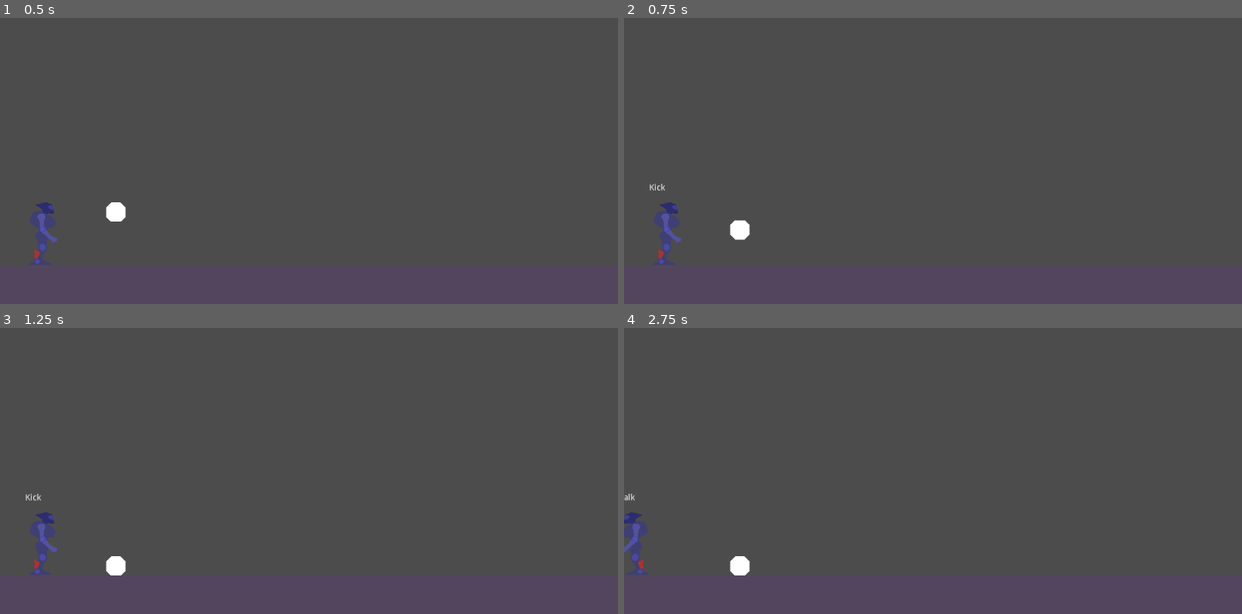
Above: before the commit, frames 1-4 (two rows, left to right).
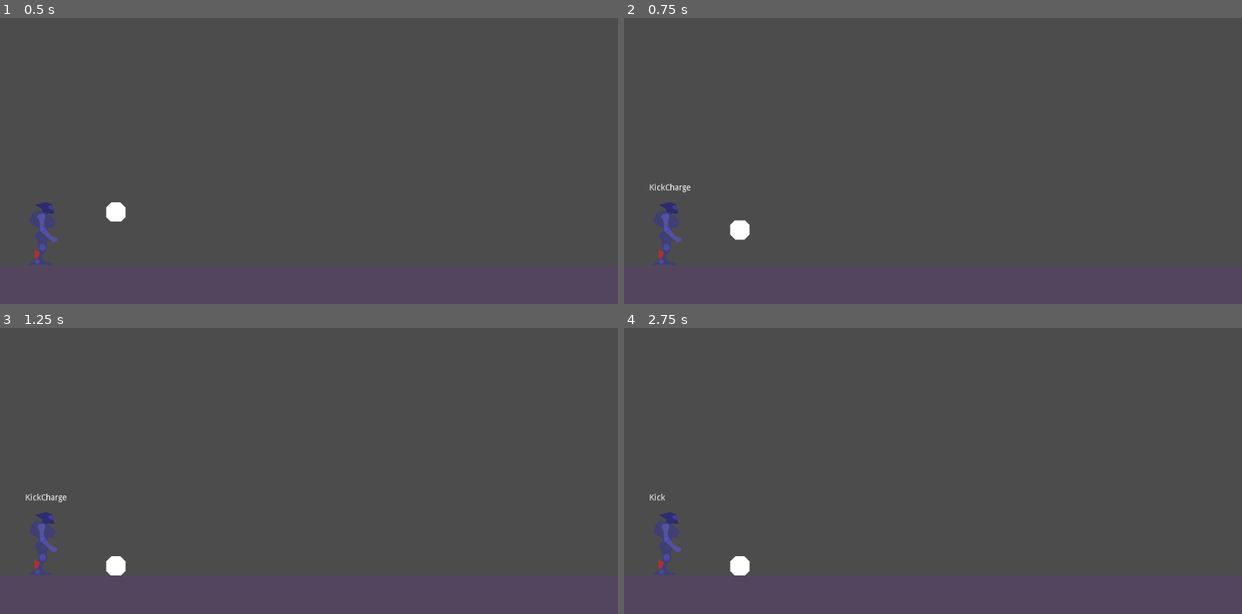
Above: after the commit, the same moments.

Repository: gioele-santi/MechGameJam
Game: Godot game, scene res://Level.tscn
Two runs of this game, one before a commit and one after it. Both use one fixed random seed, a clock stepped at 60 frames per second and the inputs below. The project has no main scene, so this scene is started directly.
Inputs:
- Up to frame 1 (0.5 s): no input
- Up to frame 2 (0.75 s): hold D (move_right) from 0.53 s (still down); hold Shift (kick) from 0.53 s (still down)
- Up to frame 3 (1.25 s): keep holding D (move_right); keep holding Shift (kick); tap Space (jump) at 0.77, 0.8, 1.07 s
- Up to frame 4 (2.75 s): tap Enter at 1.25 s; release Shift (kick) at 1.28 s; tap Space (jump) at 1.35, 1.52, 1.82, 2, 2.3 s; tap Shift (kick) at 1.55 s; release D (move_right) at 2.03 s; hold A (move_left) from 2.03 s (still down); hold Shift (kick) from 2.03 s (still down)

Frame 1 is identical in both runs. In frame 2, less than 0.1% of the frame differs, in the area x 6-11%, y 57-61%; in frame 3, less than 0.1%; in frame 4, 1.1%, in the area x 0-10%, y 57-87%.

Commit message:
Added kick states
Also added stagger state for cooldown. Next I will make a few mock up animations to complete kick and charge impulse on the ball

Diff:
--- a/Mech/Mech.gd
+++ b/Mech/Mech.gd
@@ -1,7 +1,7 @@
 extends KinematicBody2D
 class_name Mech
 
-enum States {IDLE, WALK, RUN,  JUMP, FALL, BUMP, STAGGER, DIE, WIN, KICK}
+enum States {IDLE, WALK, RUN, JUMP, FALL, BUMP, STAGGER, DIE, WIN, KICK, KICKCHARGE}
 onready var player := $AnimationPlayer
 onready var fsm := $FSM
 var state : int = 0
@@ -51,6 +51,8 @@
 			#tween
 		States.KICK:
 			anim_name = "kick"
+		States.KICKCHARGE:
+			anim_name = "kick_charge"
 		States.WIN:
 			anim_name = "win"
 			#fsm should have disabled all processing
@@ -72,7 +74,7 @@
 		return #animation is only played at start of state
 	elif name == "crouch":
 		return #animation is only played at start of state
-	elif name == "punch_1" or name == "punch_2" or name == "punch_special" or name == "kick":
+	elif name == "punch_1" or name == "punch_2" or name == "punch_special" or name == "kick" or name == "kick_charge":
 		emit_signal("attack_completed") #fsm needs to know when anmation ends and it can switch state
 #	elif name == "":
 #		target_state_path = ""
--- a/Mech/Mech.tscn
+++ b/Mech/Mech.tscn
@@ -11,6 +11,7 @@
 [ext_resource path="res://Mech/States/Attack/Kick.gd" type="Script" id=9]
 [ext_resource path="res://Mech/States/Attack/Attack.gd" type="Script" id=10]
 [ext_resource path="res://Mech/States/Attack/KickCharge.gd" type="Script" id=11]
+[ext_resource path="res://Mech/States/Stagger.gd" type="Script" id=12]
 
 [sub_resource type="CapsuleShape2D" id=1]
 radius = 16.0
@@ -132,5 +133,8 @@
 [node name="KickCharge" type="Node" parent="FSM/Attack"]
 script = ExtResource( 11 )
 
+[node name="Stagger" type="Node" parent="FSM"]
+script = ExtResource( 12 )
+
 [connection signal="body_entered" from="Foot" to="." method="_on_Foot_body_entered"]
 [connection signal="animation_finished" from="AnimationPlayer" to="." method="_on_AnimationPlayer_animation_finished"]
--- a/Mech/States/Attack/KickCharge.gd
+++ b/Mech/States/Attack/KickCharge.gd
@@ -1,16 +1,28 @@
 extends PlayerState
 
+export (float, 10.0, 250.0) var start_value = 10.0
+var charge := 10.0 # minimum amount for kick
+var overheat := false
+var overheat_countdown := 10.0
 
-# Declare member variables here. Examples:
-# var a: int = 2
-# var b: String = "text"
+func enter(msg: Dictionary = {}) -> void:
+	charge = start_value
+	overheat = false
+	overheat_countdown = 10.0
 
+func unhandled_input(event: InputEvent) -> void:
+	if event.is_action_released("kick"):
+		state_machine.transition_to("Attack/Kick", {"charge": charge})
 
-# Called when the node enters the scene tree for the first time.
-func _ready() -> void:
-	pass # Replace with function body.
+func process(delta: float) -> void:
+	charge += delta # consider adding a multiplier
+	# emit signal to represent on GUI
+	# if a max value is overflow, overheat and sen
+	if overheat :
+		overheat = true
+		overheat_countdown -= delta
+		if overheat_countdown <= 0.0:
+			state_machine.transition_to("Stagger")
 
-
-# Called every frame. 'delta' is the elapsed time since the previous frame.
-#func _process(delta: float) -> void:
-#	pass
+func _on_attack_completed() -> void:
+	overheat = true
--- a/Mech/States/Move/Move.gd
+++ b/Mech/States/Move/Move.gd
@@ -19,10 +19,8 @@
 		state_machine.transition_to("Move/Crouch")
 		return
 	if event.is_action_pressed("kick") and player.is_on_floor():
-		state_machine.transition_to("Attack/Kick") #it could become Attack/Punch if I have some reused code
+		state_machine.transition_to("Attack/KickCharge") #it could become Attack/Punch if I have some reused code
 		return
-
-
 
 func physics_process(delta: float) -> void:
 	#get input left-right
@@ -48,6 +46,4 @@
 
 	#apply manual gravity
 	new_velocity.y = current_velocity.y + gravity * delta
-
-	print(new_velocity)
 	return new_velocity
--- /dev/null
+++ b/Mech/States/Stagger.gd
@@ -0,0 +1,17 @@
+extends PlayerState
+
+export (float, 1.0, 10.0) var cooldown_time = 5.0
+var timer := 0.0
+
+func enter(msg: Dictionary = {}) -> void:
+	timer = 0.0
+	# enable flashing animation on sprite
+
+func exit() -> void:
+	# disable flashing animation on sprite
+	return
+
+func physics_process(delta: float) -> void:
+	timer += delta
+	if timer >= cooldown_time:
+		state_machine.transition_to("Move/Idle")
Not shown: 1 places in Mech/Mech.tscn that only renumber resources
